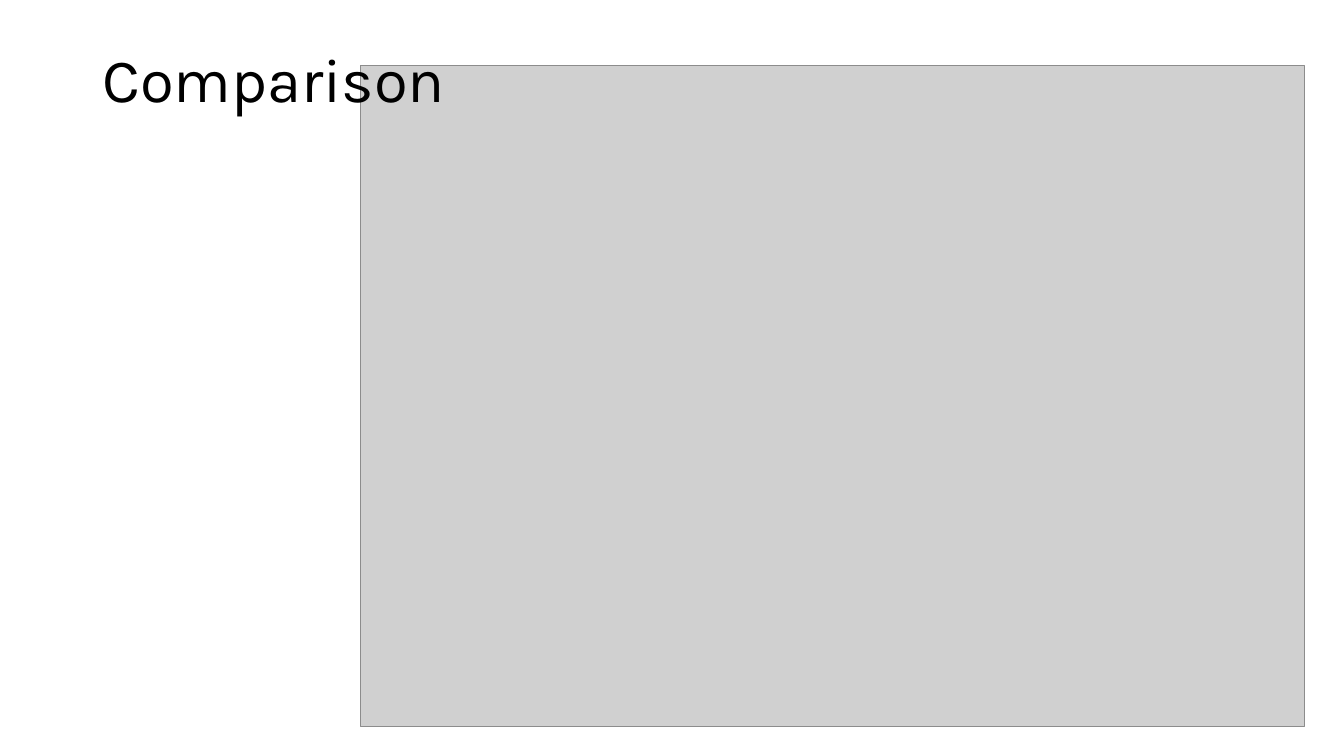
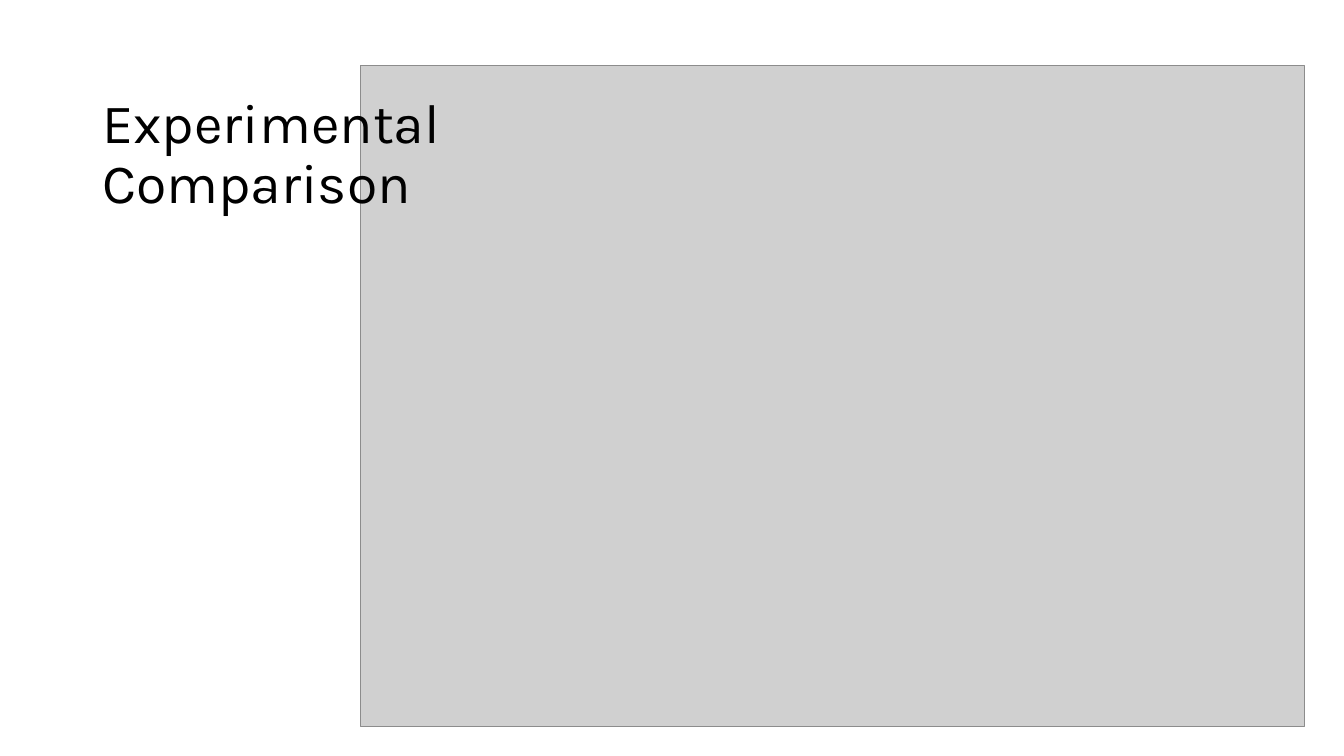
Before and after one commit to mhahsler/Introduction_to_Reinforcement_Learning, a slide deck: slide 20 of slides/Lecture_Chapter06.pptx. Drawn at 1344x756 pixels with LibreOffice and Linux fonts; fonts in the diff are those of the drawing; grey boxes stand for pictures. Boxes give left, top, right and bottom in pixels: in the first picture for what was removed or moved away, otherwise in the second. Text is boxed around its words. In the diff, an @@ line names an element or a change of style, - is before the commit and + after.

```diff
--- a/slides/Lecture_Chapter06.pptx
+++ b/slides/Lecture_Chapter06.pptx
@@ title at <box>102,94,439,216</box>: text changed; size 44 to 39.6 pt @@
-Comparison
+Experimental Comparison
```
Also in this commit, not shown: 2 other slides changed, 21 other files.
